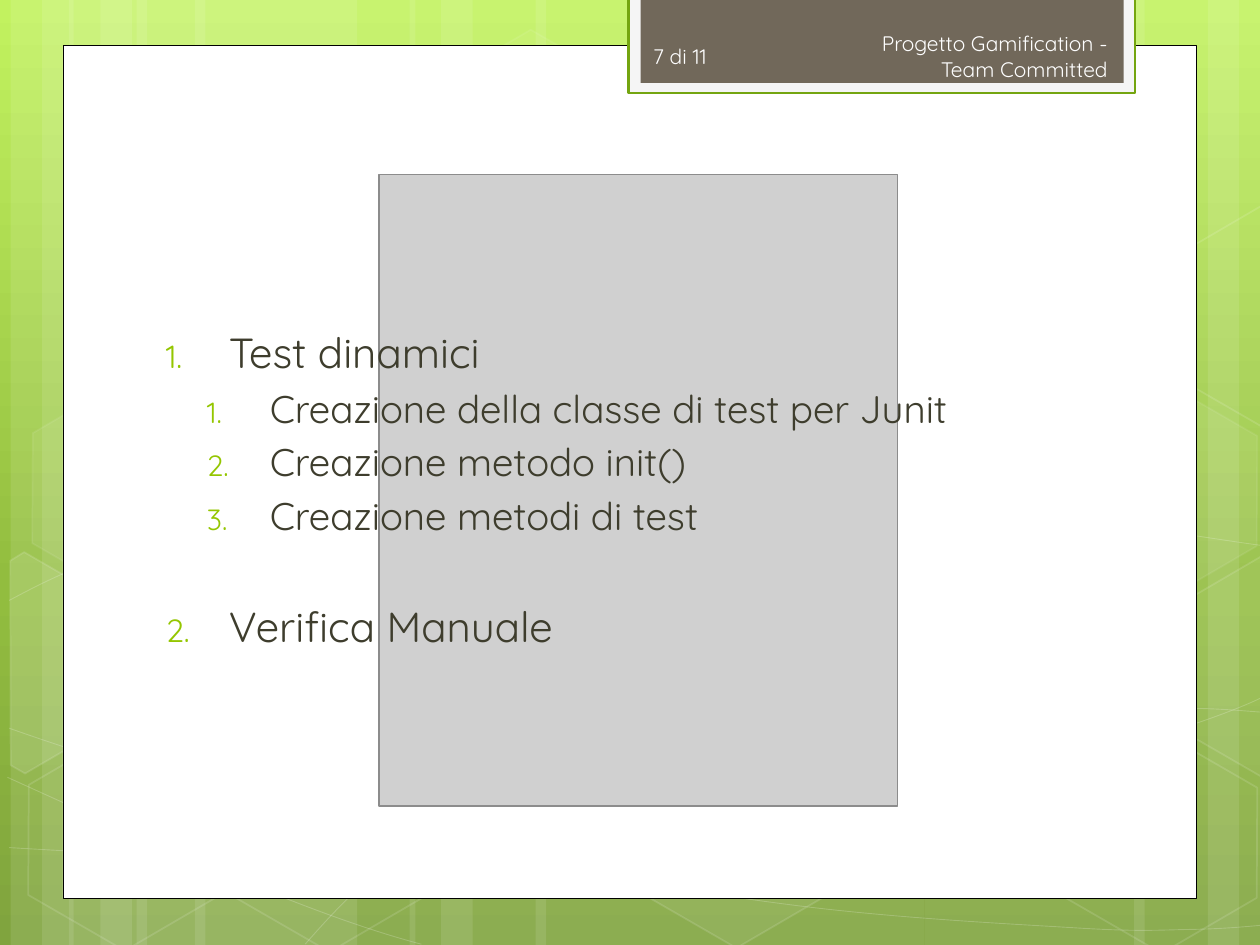
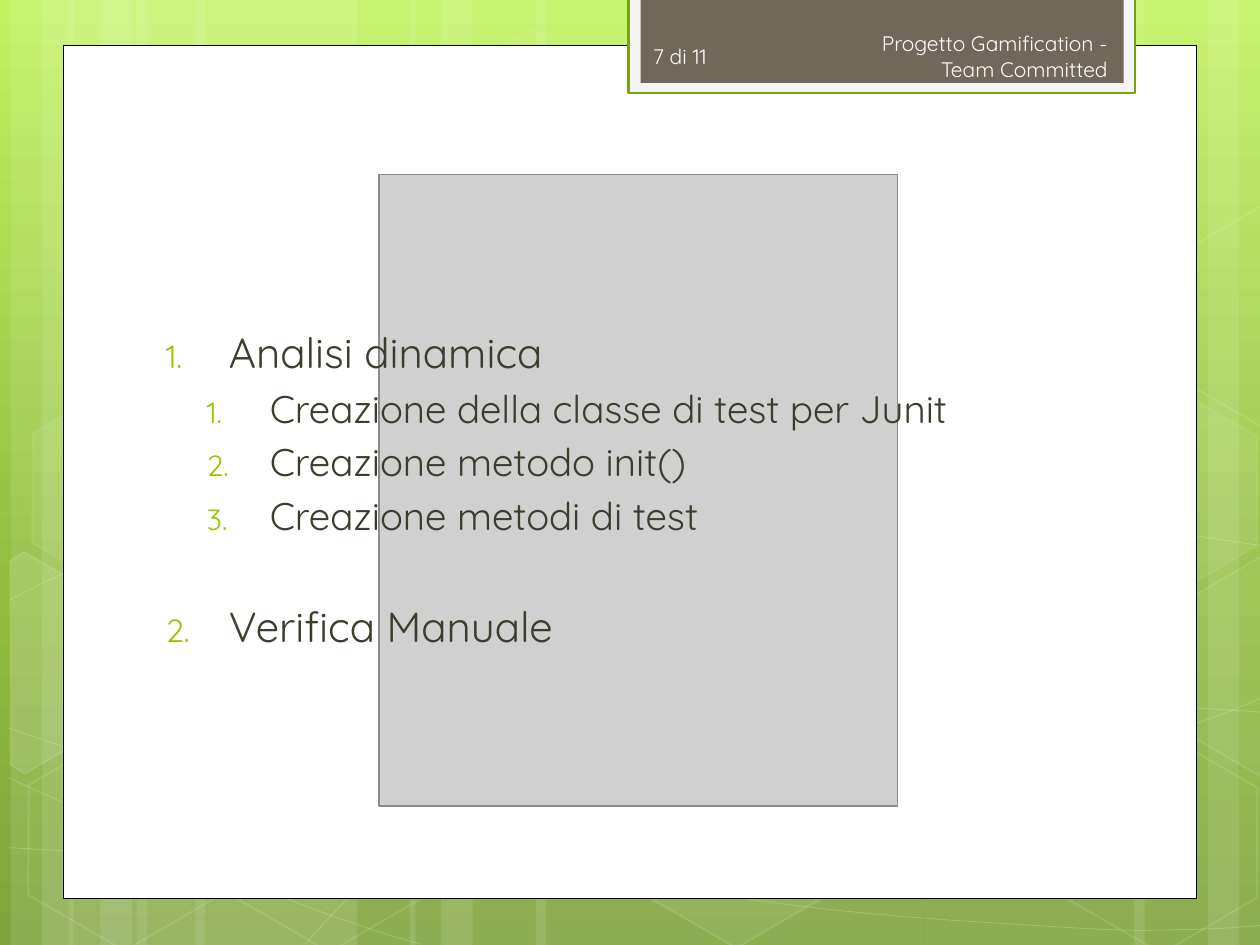
Before and after one commit to TeamCommitted/Team-Committed---Documenti, a slide deck: slide 7 of RQ/Esterni/Presentazione/RQ-Presentazione.pptx. Drawn at 1260x945 pixels with LibreOffice and Linux fonts; fonts in the diff are those of the drawing; grey boxes stand for pictures. Boxes give left, top, right and bottom in pixels: in the first picture for what was removed or moved away, otherwise in the second. Text is boxed around its words. In the diff, an @@ line names an element or a change of style, - is before the commit and + after.

```diff
--- a/RQ/Esterni/Presentazione/RQ-Presentazione.pptx
+++ b/RQ/Esterni/Presentazione/RQ-Presentazione.pptx
@@ text at (x1=229, y1=325, x2=542, y2=379): text changed @@
-1. Test dinamici
+1. Analisi dinamica
```
Also in this commit, not shown: 4 other slides changed, 2 other files.
